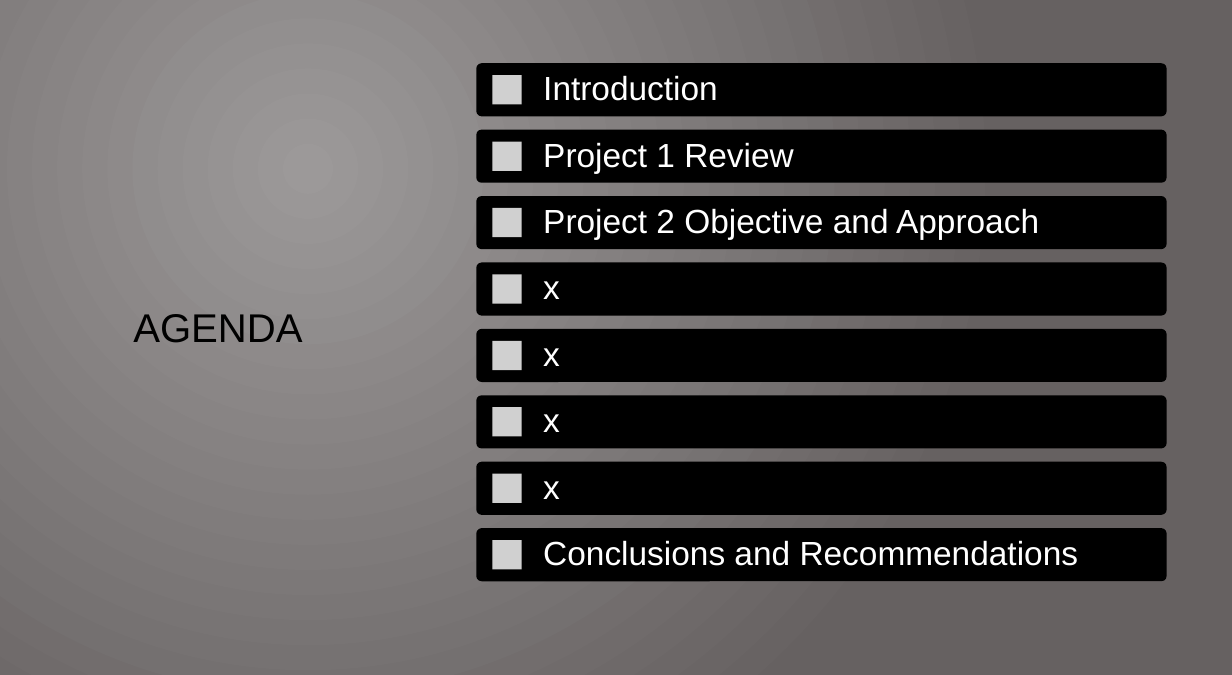
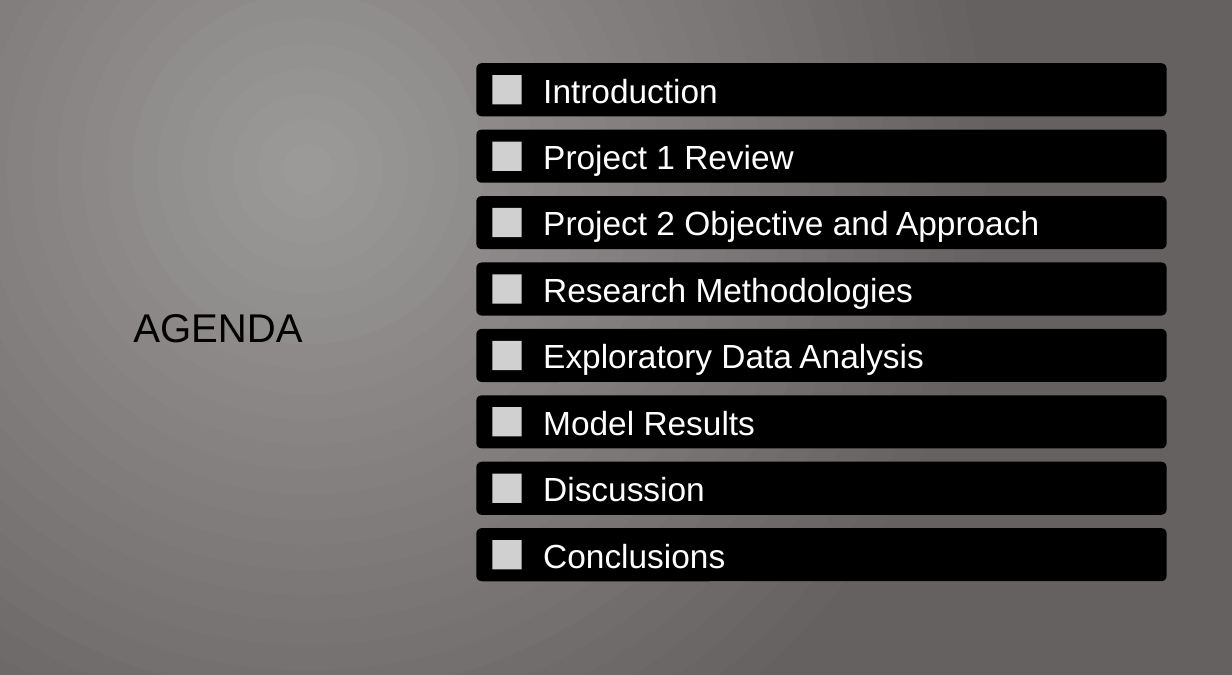
Before and after one commit to ngupta23/PredictingPerformanceIntegratedCircuits, a slide deck: slide 2 of Presentation/MSDS6372_Project2_Presentation.pptx. Drawn at 1232x675 pixels with LibreOffice and Linux fonts; fonts in the diff are those of the drawing; grey boxes stand for pictures. Boxes give left, top, right and bottom in pixels: in the first picture for what was removed or moved away, otherwise in the second. Text is boxed around its words. In the diff, an @@ line names an element or a change of style, - is before the commit and + after.

Commit message:
Update MSDS6372_Project2_Presentation.pptx
presntation update

```diff
--- a/Presentation/MSDS6372_Project2_Presentation.pptx
+++ b/Presentation/MSDS6372_Project2_Presentation.pptx
@@ line spacing 0.9 to 1 in 3 elements at (543, 78, 718, 104), (543, 144, 794, 175), (543, 210, 1039, 242) @@
@@ text at (543, 277, 913, 308): text changed @@
-x
+Research Methodologies
@@ text at (543, 343, 923, 375): text changed @@
-x
+Exploratory Data Analysis
@@ text at (543, 410, 755, 436): text changed @@
-x
+Model Results
@@ text at (543, 476, 705, 502): text changed @@
-x
+Discussion
@@ text at (543, 543, 725, 569): text changed @@
-Conclusions and Recommendations
+Conclusions
```
Also in this commit, not shown: 1 other slide changed, 10 slides added, 1 slide removed.
